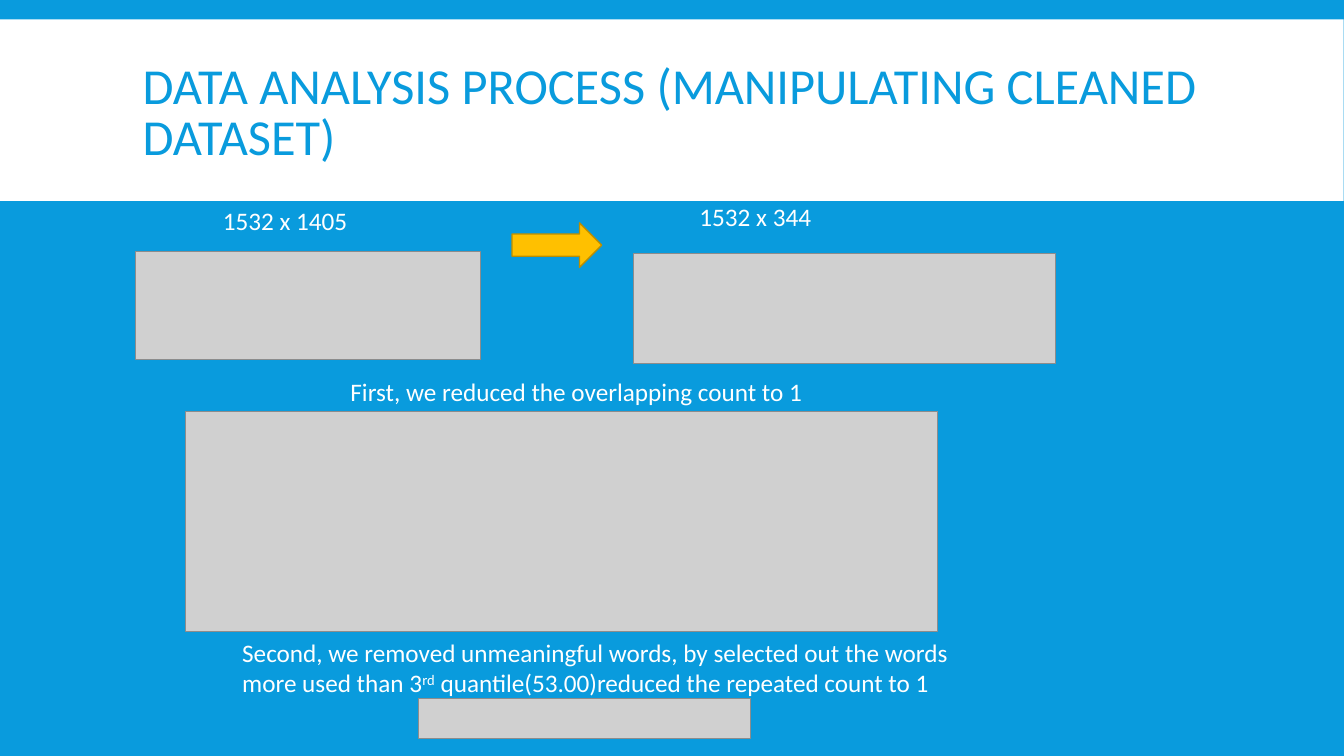
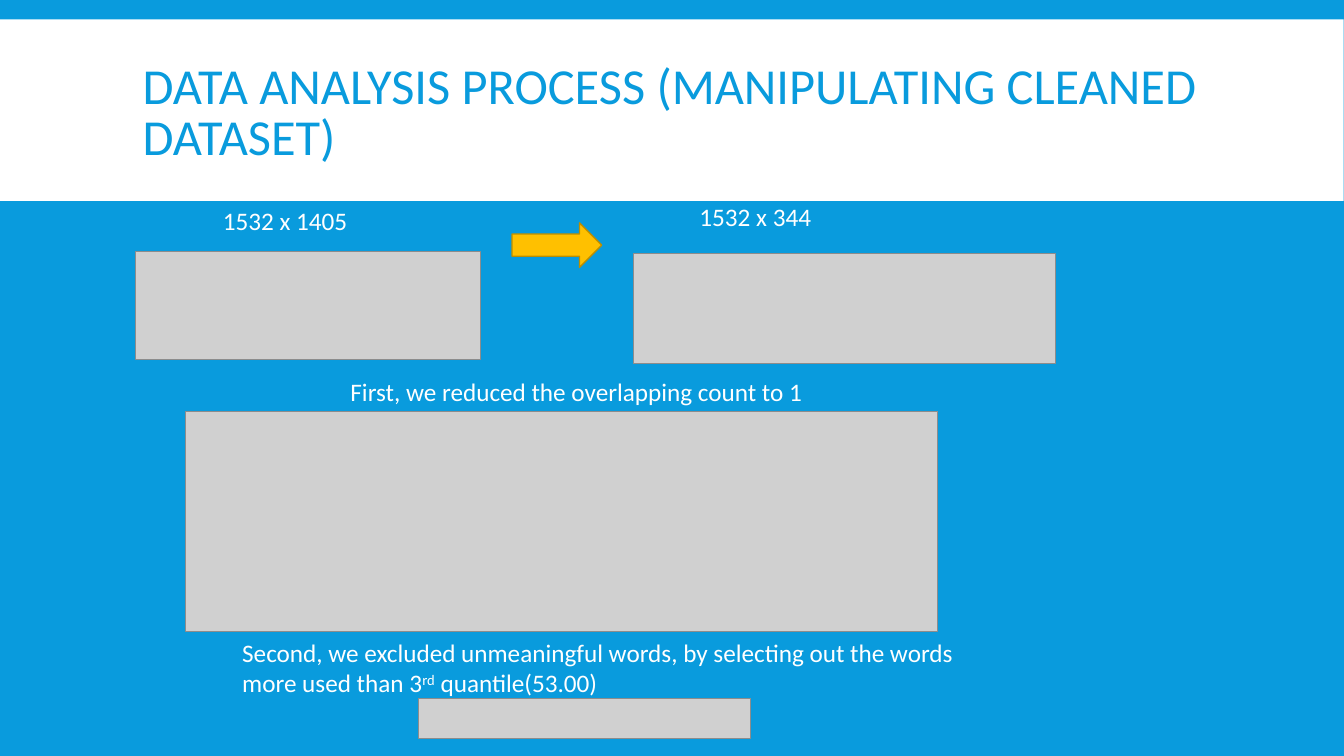
Before and after one commit to cocofreefarm/Module3, a slide deck: slide 6 of Hotels in Madison Area.pptx. Drawn at 1344x756 pixels with LibreOffice and Linux fonts; fonts in the diff are those of the drawing; grey boxes stand for pictures. Boxes give left, top, right and bottom in pixels: in the first picture for what was removed or moved away, otherwise in the second. Text is boxed around its words. In the diff, an @@ line names an element or a change of style, - is before the commit and + after.

```diff
--- a/Hotels in Madison Area.pptx
+++ b/Hotels in Madison Area.pptx
@@ text at <box>242,644,953,699</box>: text changed @@
-Second, we removed unmeaningful words, by selected out the words more used than 3rd quantile(53.00)reduced the repeated count to 1
+Second, we excluded unmeaningful words, by selecting out the words more used than 3rd quantile(53.00)
```
Also in this commit, not shown: 2 other slides changed, 6 other files.
